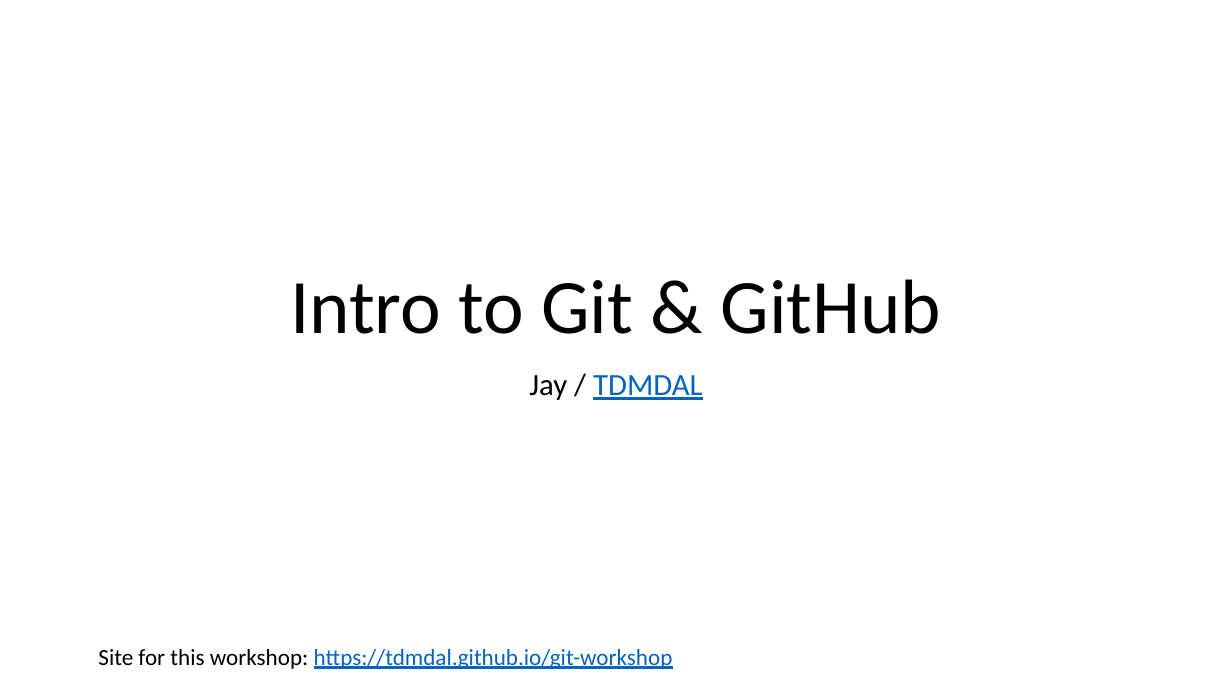
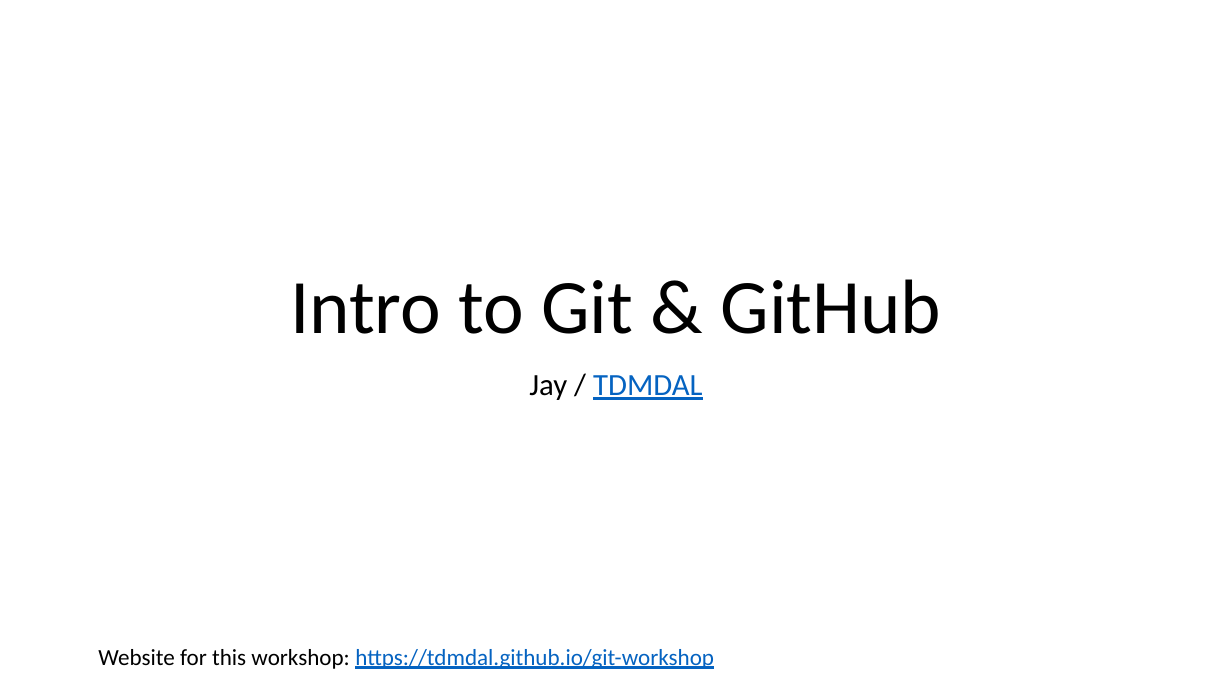
Before and after one commit to tdmdal/git-workshop, a slide deck: slide 1 of git_intro.pptx. Drawn at 1232x693 pixels with LibreOffice and Linux fonts; fonts in the diff are those of the drawing. Boxes give left, top, right and bottom in pixels: in the first picture for what was removed or moved away, otherwise in the second. Text is boxed around its words. In the diff, an @@ line names an element or a change of style, - is before the commit and + after.

```diff
--- a/git_intro.pptx
+++ b/git_intro.pptx
@@ text at [98,649,714,669]: text changed @@
-Site for this workshop: https://tdmdal.github.io/git-workshop
+Website for this workshop: https://tdmdal.github.io/git-workshop
```
Also in this commit, not shown: 18 other slides changed, 4 slides added, 1 slide removed, 2 other files.
